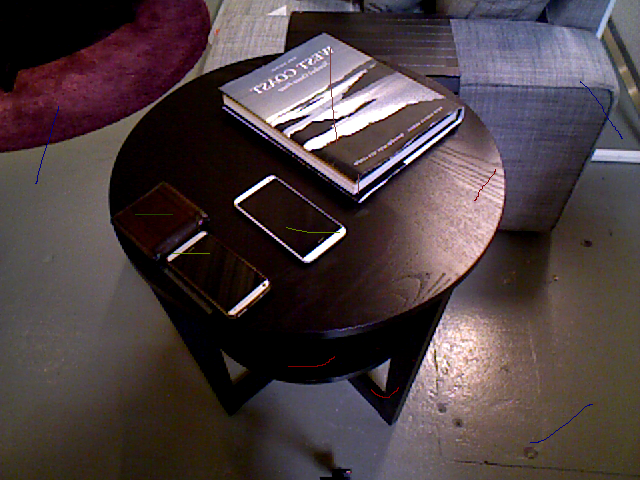
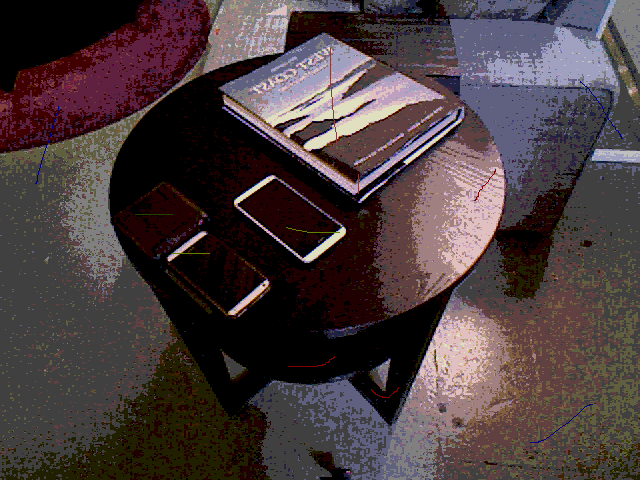
Before/after of a (640, 480) layered artwork. What changed in the layer stack:
painted on "20.png" over [0, 0, 640, 480]
